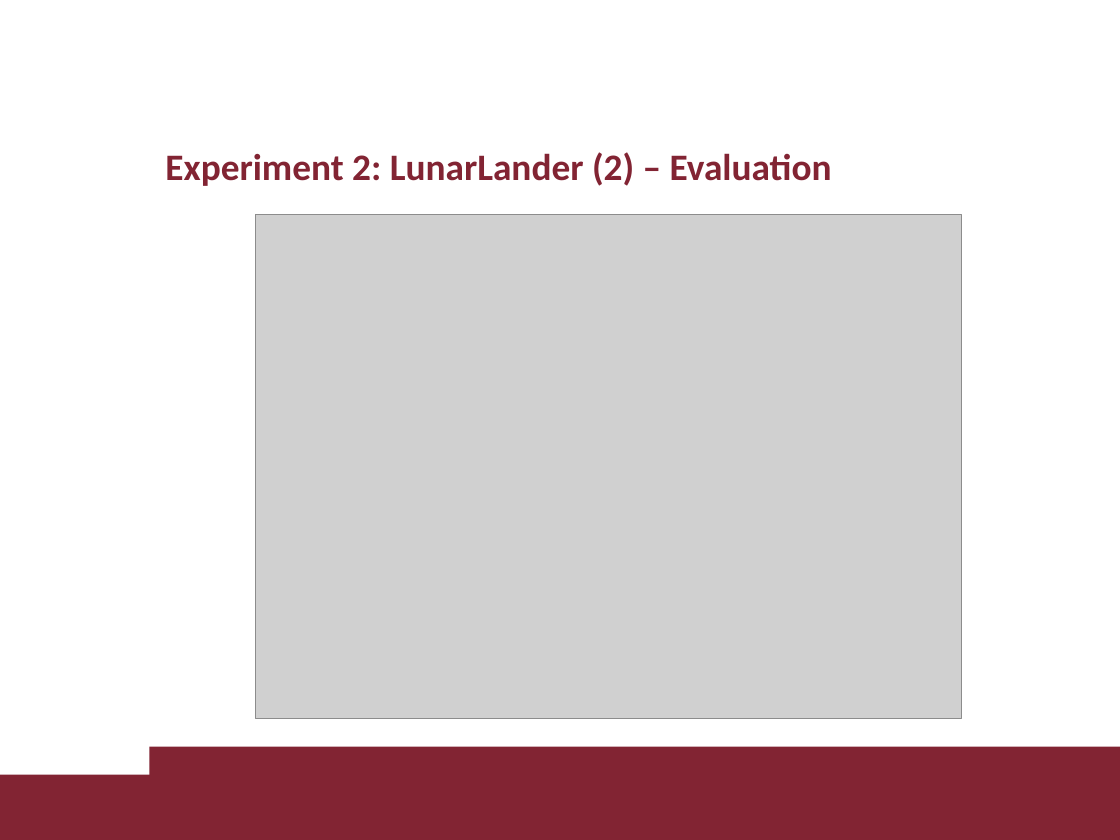
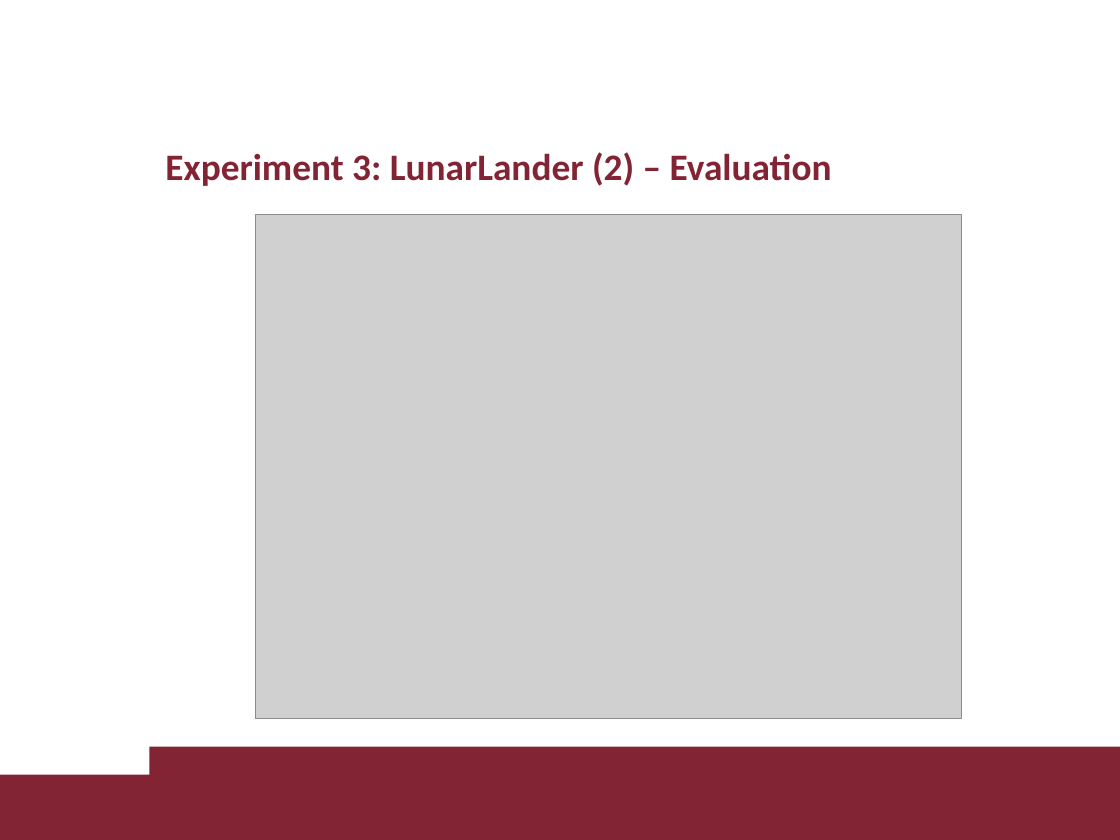
Before and after one commit to lorenzo-di-luccio/RL_Project, a slide deck: slide 21 of slides/diluccio_giamba_RL_project.pptx. Drawn at 1120x840 pixels with LibreOffice and Linux fonts; fonts in the diff are those of the drawing; grey boxes stand for pictures; background and template pictures are left out. Boxes give left, top, right and bottom in pixels: in the first picture for what was removed or moved away, otherwise in the second. Text is boxed around its words. In the diff, an @@ line names an element or a change of style, - is before the commit and + after.

```diff
--- a/slides/diluccio_giamba_RL_project.pptx
+++ b/slides/diluccio_giamba_RL_project.pptx
@@ title at [165, 152, 832, 186]: text changed @@
-Experiment 2: LunarLander (2) – Evaluation
+Experiment 3: LunarLander (2) – Evaluation
```
Also in this commit, not shown: 6 other slides changed, 2 slides added, 4 other files.
